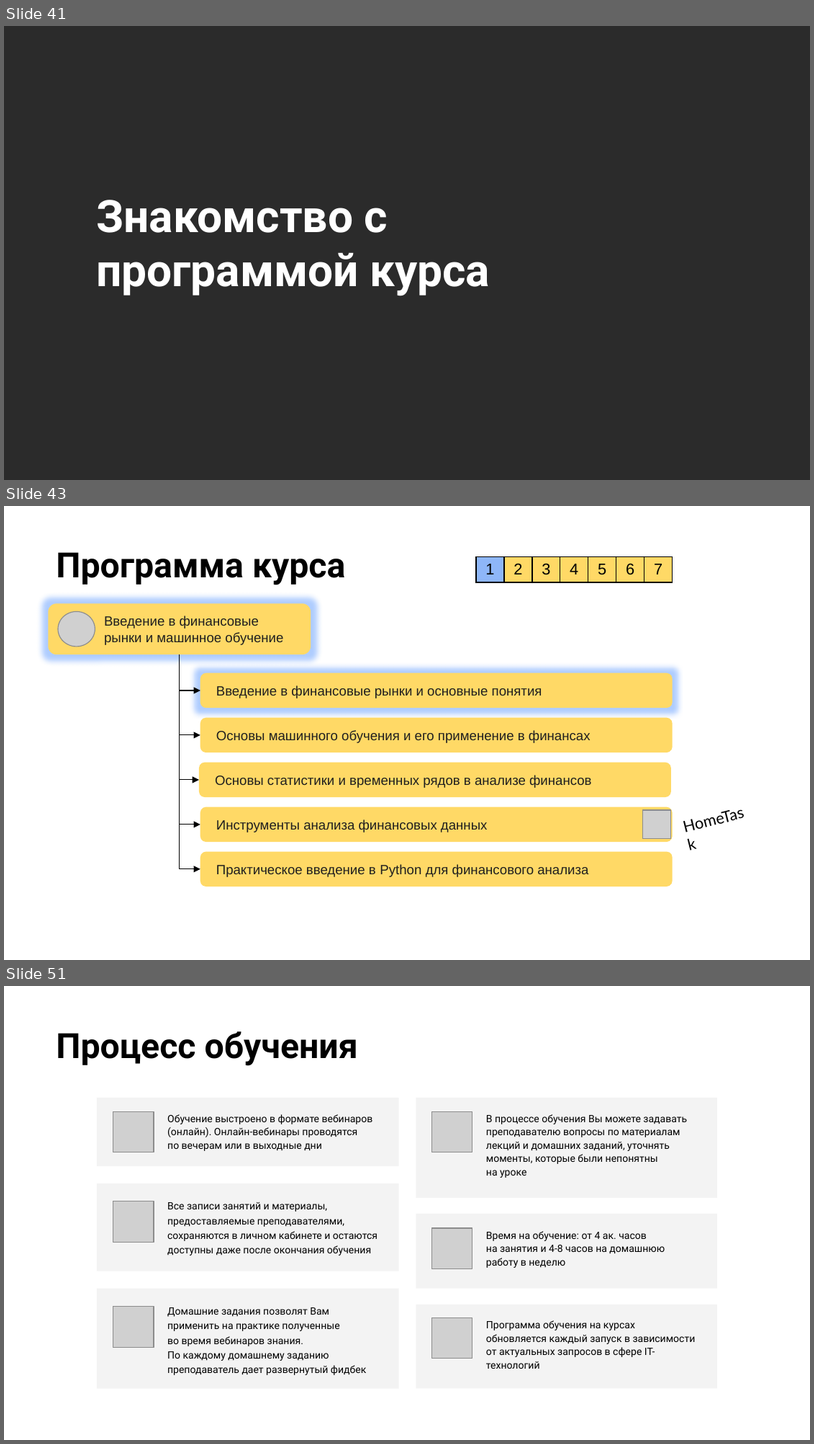
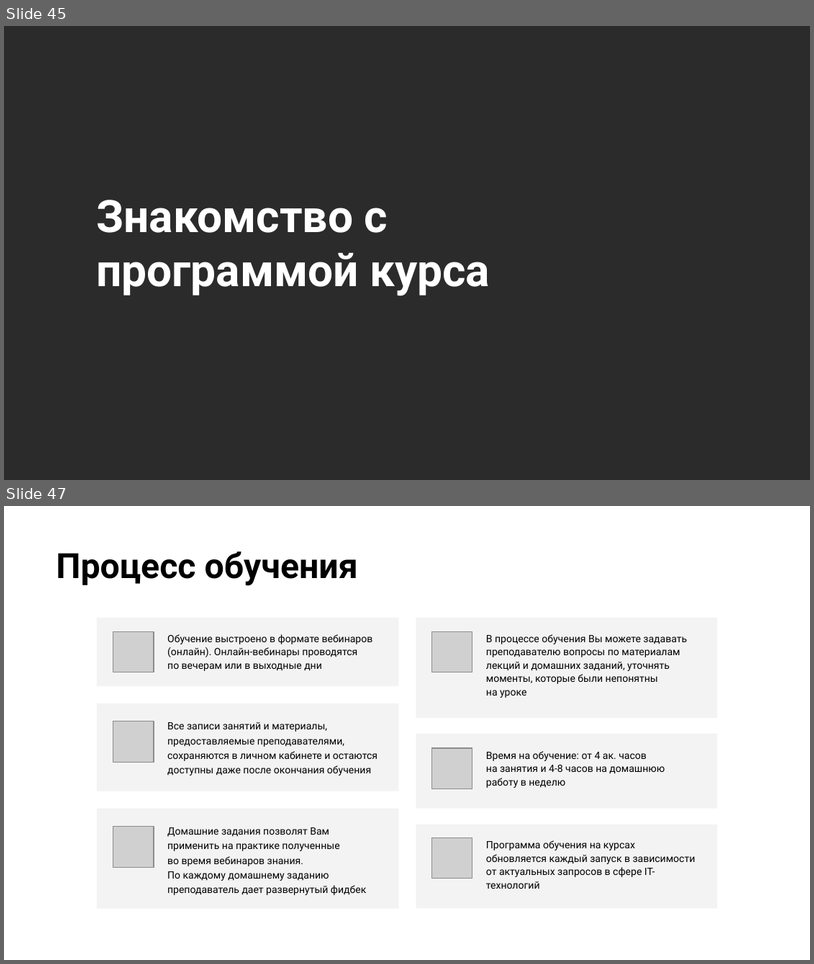
Before and after one commit to stureiko/Otus_lectures, a slide deck: FinML/Open_lesson_graph_patterns/Presentation/Graph_patterns.pptx. Shown one above the other, each under a label of ours: slides 41, 43 and 51 before the commit, slides 45 and 47 after it; the slides between them are not shown. The pictures are 814x1444 and 814x964 pixels, drawn with LibreOffice and Linux fonts; fonts in the diff are those of the drawing; grey boxes stand for pictures; background and template pictures are left out; a plain dark background stands for a picture behind light text. Boxes give left, top, right and bottom in pixels: in the first picture for what was removed or moved away, otherwise in the second. Text is boxed around its words. In the diff, an @@ line names an element or a change of style, - is before the commit and + after.

```diff
--- a/FinML/Open_lesson_graph_patterns/Presentation/Graph_patterns.pptx
+++ b/FinML/Open_lesson_graph_patterns/Presentation/Graph_patterns.pptx
@@ slide 43 removed at <box>4,506,810,960</box>, background picture (left out) @@
@@ title removed at <box>56,552,345,585</box> @@
-Программа курса
@@ table removed at <box>476,557,674,584</box>, 1 rows, 7 columns @@
-1 | 2 | 3 | 4 | 5 | 6 | 7
@@ rounded rectangle removed at <box>49,604,311,654</box> @@
-Введение в финансовые рынки и машинное обучение
@@ picture removed at <box>58,612,95,646</box> @@
@@ elbow arrow removed from (180, 654) to (201, 690) @@
@@ elbow arrow removed from (180, 654) to (201, 735) @@
@@ elbow arrow removed from (180, 654) to (199, 780) @@
@@ elbow arrow removed from (180, 654) to (201, 824) @@
@@ elbow arrow removed from (180, 654) to (201, 869) @@
@@ rounded rectangle removed at <box>201,673,674,708</box> @@
-Введение в финансовые рынки и основные понятия
@@ rounded rectangle removed at <box>201,717,674,752</box> @@
-Основы машинного обучения и его применение в финансах
@@ rounded rectangle removed at <box>199,762,671,797</box> @@
-Основы статистики и временных рядов в анализе финансов
@@ rounded rectangle removed at <box>201,807,674,842</box> @@
-Инструменты анализа финансовых данных
@@ text removed at <box>673,795,759,842</box> @@
-HomeTask
@@ picture removed at <box>643,810,671,838</box> @@
@@ rounded rectangle removed at <box>201,851,674,886</box> @@
-Практическое введение в Python для финансового анализа
@@ what was slide 41 is now slide 45 @@
@@ what was slide 51 is now slide 47 @@
```
Also in this commit, not shown: 4 slides changed, 4 slides added, 7 other slides removed, 12 other files.
